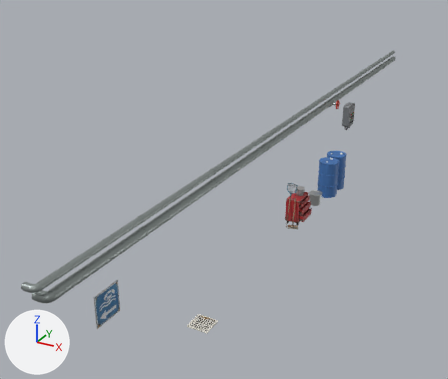
Two versions of the glTF model godot/assets/ambienti_tecnici/corridoio_fiume/corridoio_fiume.gltf, one commit apart.
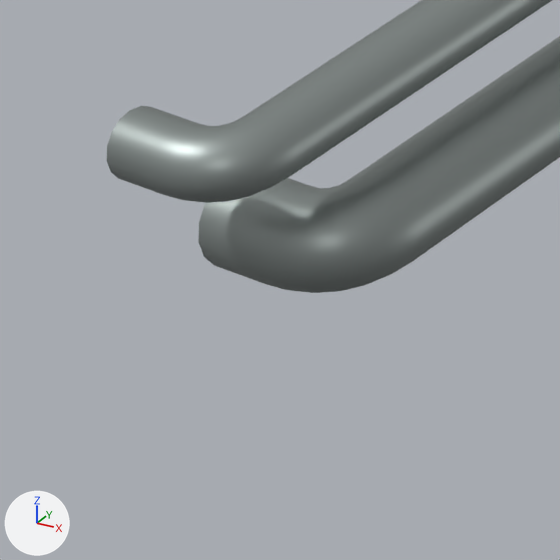
The first picture shows the older version from a 50 mm lens placed at (-1.09, -67.76, 0.9), pointed at (-7.08, -56.87, -4.54). The close-ups show the older and then the newer version on the part from 2% to 16% of the width and 71% to 88% of the height of that picture. Only the edits that show in the close-ups are written down. The axes (+X, +Y, +Z) are drawn at lower left. The lights are the same throughout. Objects named as collision shapes, trigger or cutter boxes, shadow casters or lower levels of detail are left out. Where no turn or scale is listed for an object, it has been applied to the vertices. Vertices at exactly the same position are counted once.

Objects in the first close-up: 'tubo_pompe_0', 'tubo_pompe_1'.
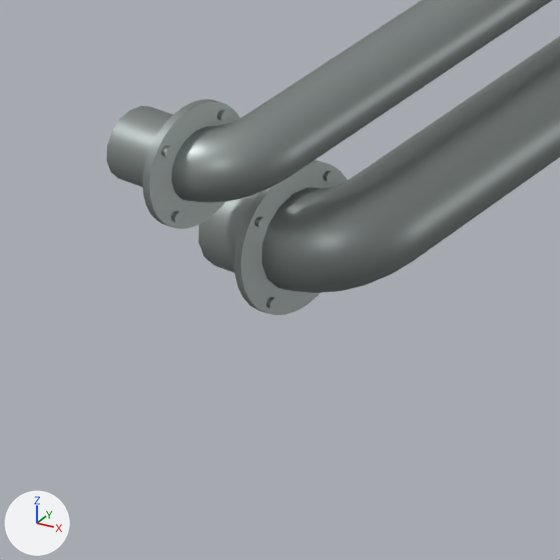
What changed in the scene script:
```text
Change me_tubo_pompe_0:
    used by ob_tubo_pompe_0; location = (0.0, 0.0, 0.0)
    remove me_tubo_pompe_0.from_pydata(...)  # 1466 vertices, 2840 faces; spans x -6.0..-5.6, y -63.5..-48.2, z -3.3..-3.0
    add me_tubo_pompe_0.from_pydata(...)  # 1978 vertices, 3824 faces; spans x -6.0..-5.6, y -63.5..-48.2, z -3.3..-3.0
    me_tubo_pompe_0 part 1: a new loose piece, a 32-sided cylinder along x spanning x -5.9..-5.888, y -63.505..-63.295, z -3.255..-3.045, in mat_tubi_pompe (grey #9ba4a2)
    me_tubo_pompe_0 part 2: a new loose piece, a 24-sided cylinder along x spanning x -5.889..-5.881, y -63.471..-63.457, z -3.093..-3.079, in mat_tubi_pompe (grey #9ba4a2)
    me_tubo_pompe_0 part 3: a new loose piece, a 24-sided cylinder along x spanning x -5.889..-5.881, y -63.343..-63.329, z -3.093..-3.079, in mat_tubi_pompe (grey #9ba4a2)
    me_tubo_pompe_0 part 4: a new loose piece, a 24-sided cylinder along x spanning x -5.889..-5.881, y -63.471..-63.457, z -3.221..-3.207, in mat_tubi_pompe (grey #9ba4a2)
    other edits to the shape of me_tubo_pompe_0 do not show in these pictures
Change me_tubo_pompe_1:
    used by ob_tubo_pompe_1; location = (0.0, 0.0, 0.0)
    remove me_tubo_pompe_1.from_pydata(...)  # 480 vertices, 900 faces; spans x -6.0..-5.8, y -63.6..-48.2, z -3.0..-2.9
    add me_tubo_pompe_1.from_pydata(...)  # 992 vertices, 1884 faces; spans x -6.0..-5.8, y -63.6..-48.2, z -3.0..-2.9
    me_tubo_pompe_1 part 5: a new loose piece, a 32-sided cylinder along x spanning x -5.9..-5.888, y -63.635..-63.465, z -3.035..-2.865, in mat_tubi_pompe (grey #9ba4a2)
    me_tubo_pompe_1 part 6: a new loose piece, a 24-sided cylinder along x spanning x -5.889..-5.881, y -63.606..-63.592, z -2.908..-2.894, in mat_tubi_pompe (grey #9ba4a2)
    me_tubo_pompe_1 part 7: a new loose piece, a 24-sided cylinder along x spanning x -5.889..-5.881, y -63.508..-63.494, z -2.908..-2.894, in mat_tubi_pompe (grey #9ba4a2)
    me_tubo_pompe_1 part 8: a new loose piece, a 24-sided cylinder along x spanning x -5.889..-5.881, y -63.606..-63.592, z -3.006..-2.992, in mat_tubi_pompe (grey #9ba4a2)
    other edits to the shape of me_tubo_pompe_1 do not show in these pictures
```

Changed parts and their boxes (x1, y1, x2, y2) in the close-ups (560 x 560 px):
'tubo_pompe_0', reshaped
    before: (198, 36, 560, 293)
    after: (198, 36, 560, 315)
'tubo_pompe_1', reshaped
    before: (107, 0, 552, 203)
    after: (107, 0, 552, 229)
part 1 of me_tubo_pompe_0, added
    after: (234, 160, 347, 315)
part 2 of me_tubo_pompe_0, added
    after: (255, 216, 266, 228)
part 3 of me_tubo_pompe_0, added
    after: (323, 170, 334, 182)
part 4 of me_tubo_pompe_0, added
    after: (266, 297, 278, 309)
part 5 of me_tubo_pompe_1, added
    after: (143, 99, 240, 229)
part 6 of me_tubo_pompe_1, added
    after: (161, 146, 173, 158)
part 7 of me_tubo_pompe_1, added
    after: (217, 110, 229, 121)
part 8 of me_tubo_pompe_1, added
    after: (171, 211, 183, 223)
